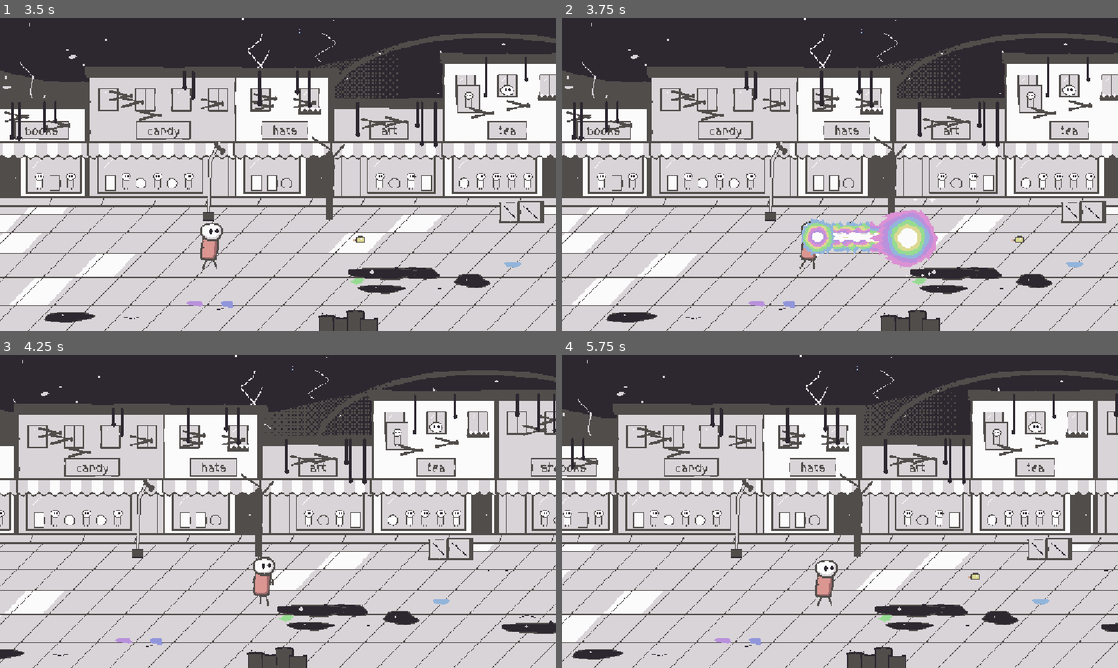
Above: before the commit, frames 1-4 (two rows, left to right).
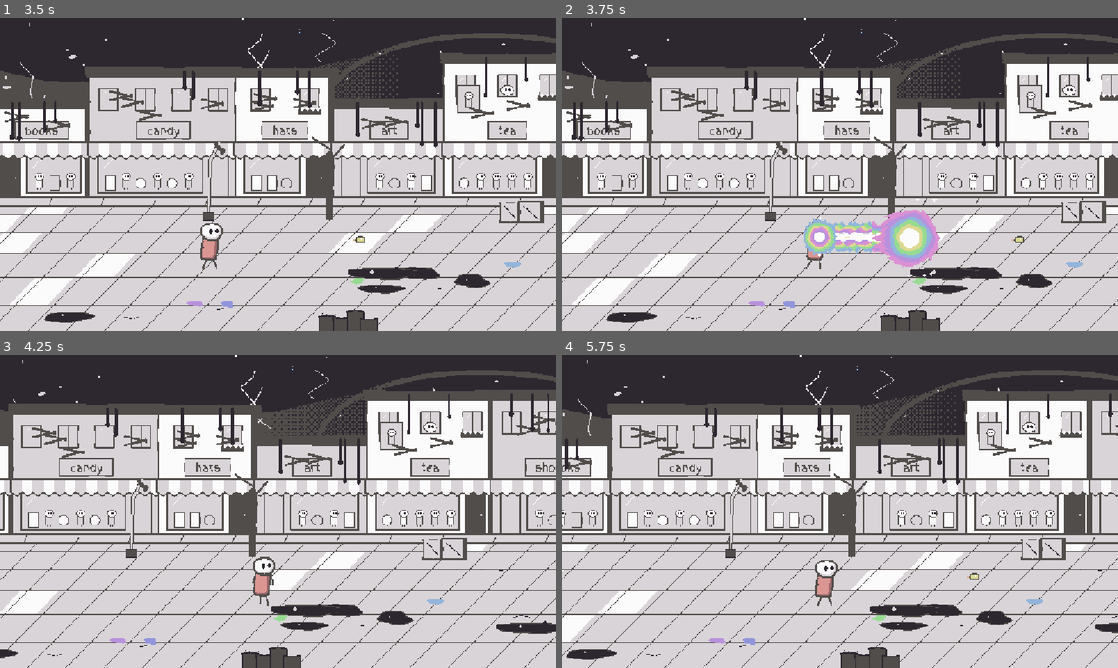
Above: after the commit, the same moments.

Repository: mitchglitchisdabestg/Little-guy-fighter
Game: Godot game, scene res://Scenes/World/world2.tscn
Same seed, same stepped clock (60 frames per second), same inputs: the game is played once before the commit and once after it. This scene is started directly instead of the project's main scene. Sound files missing from this copy of the repository are replaced by a short silence.
Inputs (mouse positions are in pixels of both pictures, inside the frame that each line leads up to):
- Up to frame 1 (3.5 s): tap Enter (ui_accept) at 0.5, 1.25 s; move the mouse to (400, 158) at 0.52 s; hold D (Right) 0.53-2.03 s; click (400, 158) at 0.6 s; tap Space (Jump) at 0.77, 1.52, 3.02 s; move the mouse to (166, 190) at 1.27 s; right-click (166, 190) at 1.35 s; move the mouse to (333, 105) at 2.02 s; hold A (Left) 2.03-2.78 s; tap Shift (Dash) at 2.1 s; move the mouse to (250, 237) at 2.77 s; hold D (Right) from 2.78 s (still down); click (250, 237) at 2.85 s
- Up to frame 2 (3.75 s): keep holding D (Right); move the mouse to (1006, 221) at 3.52 s; right-click (1006, 221) at 3.6 s
- Up to frame 3 (4.25 s): keep holding D (Right); tap Space (Jump) at 3.77 s
- Up to frame 4 (5.75 s): move the mouse to (673, 464) at 4.27 s; release D (Right) at 4.28 s; hold A (Left) 4.28-5.03 s; tap Shift (Dash) at 4.35 s; tap Space (Jump) at 4.52 s; move the mouse to (867, 511) at 5.02 s; hold D (Right) from 5.03 s (still down); click (867, 511) at 5.1 s

Frame 1 is identical in both runs. In frame 2, 1.3% of the frame differs, in the area x 42-68%, y 57-83%; in frame 3, 17%; in frame 4, 17%, in the area x 0-100%, y 11-100%.
Error before the commit: Attempt to call function 'play' in base 'null instance' on a null instance. (res://Scripts/Player.gd:82)

Commit message:
Kamehameha Lvl 2 Fix
No sound file bug

Diff:
--- a/little-guy-st/Scenes/World/world2.tscn
+++ b/little-guy-st/Scenes/World/world2.tscn
@@ -1,6 +1,9 @@
 [gd_scene format=3 uid="uid://c8rip2world2x"]
 
 [ext_resource type="AudioStream" uid="uid://jmw8m450qjfy" path="res://Assets/Sound/Sound Effects/Lazer Gun sound.mp3" id="13_tty7c"]
+[ext_resource type="AudioStream" uid="uid://dcgbtb0o5s4wv" path="res://Assets/Sound/Sound Effects/Kamehameha - Part1.mp3" id="18_uysjx"]
+[ext_resource type="AudioStream" uid="uid://87ckbiw2ttng" path="res://Assets/Sound/Sound Effects/Kamehameha - Part2.wav" id="19_o7c2m"]
+[ext_resource type="AudioStream" uid="uid://syi465um1473" path="res://Assets/Sound/Sound Effects/Kamehameha - Part3.mp3" id="20_bpvin"]
 [ext_resource type="AudioStream" uid="uid://ddd6dltyft1jn" path="res://Assets/Sound/Music/Dark Theme.wav" id="20_ogoqw"]
 [ext_resource type="Script" uid="uid://ch1w21n7vt0vl" path="res://Scripts/sprite_anim.gd" id="anim"]
 [ext_resource type="Texture2D" uid="uid://b063horn6v8gp" path="res://Assets/little_guy_pack/boss_portal.png" id="boss_portal"]
@@ -255,6 +258,15 @@
 stream = ExtResource("walk")
 volume_db = -7.0
 
+[node name="ka_pt1_sfx" type="AudioStreamPlayer" parent="Player" unique_id=2130597584]
+stream = ExtResource("18_uysjx")
+
+[node name="ka_pt2_sfx" type="AudioStreamPlayer" parent="Player" unique_id=1739609002]
+stream = ExtResource("19_o7c2m")
+
+[node name="ka_pt3_sfx" type="AudioStreamPlayer" parent="Player" unique_id=1192293975]
+stream = ExtResource("20_bpvin")
+
 [node name="FG" type="TextureRect" parent="." unique_id=528709849]
 offset_top = -361.0
 offset_right = 3120.0
